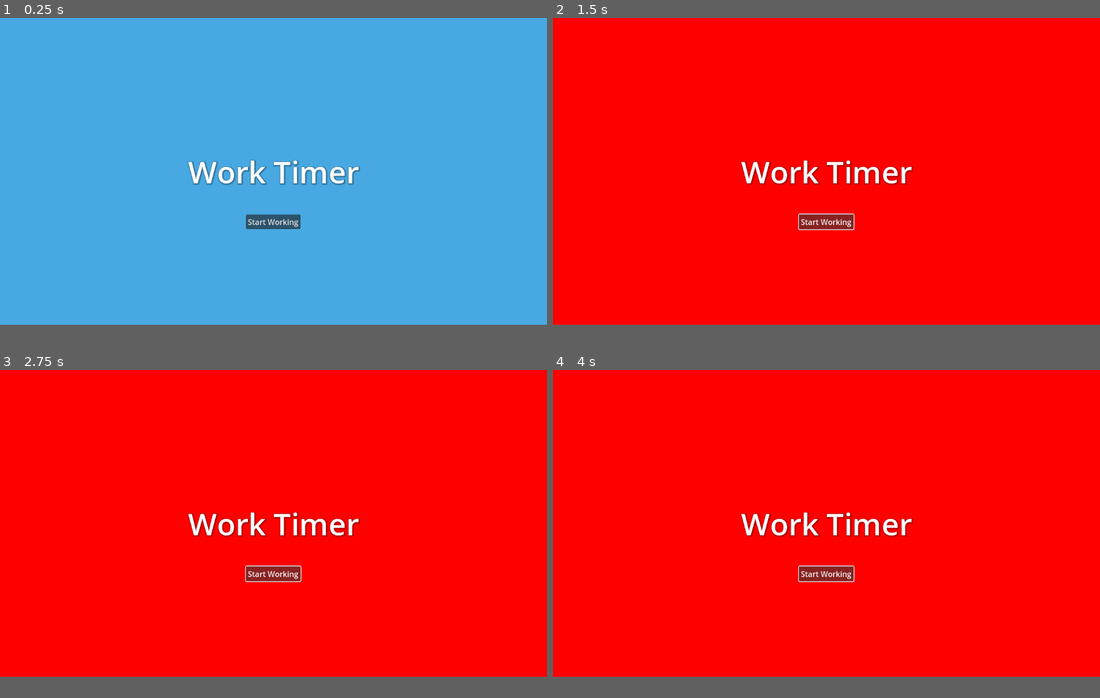
Above: before the commit, frames 1-4 (two rows, left to right).
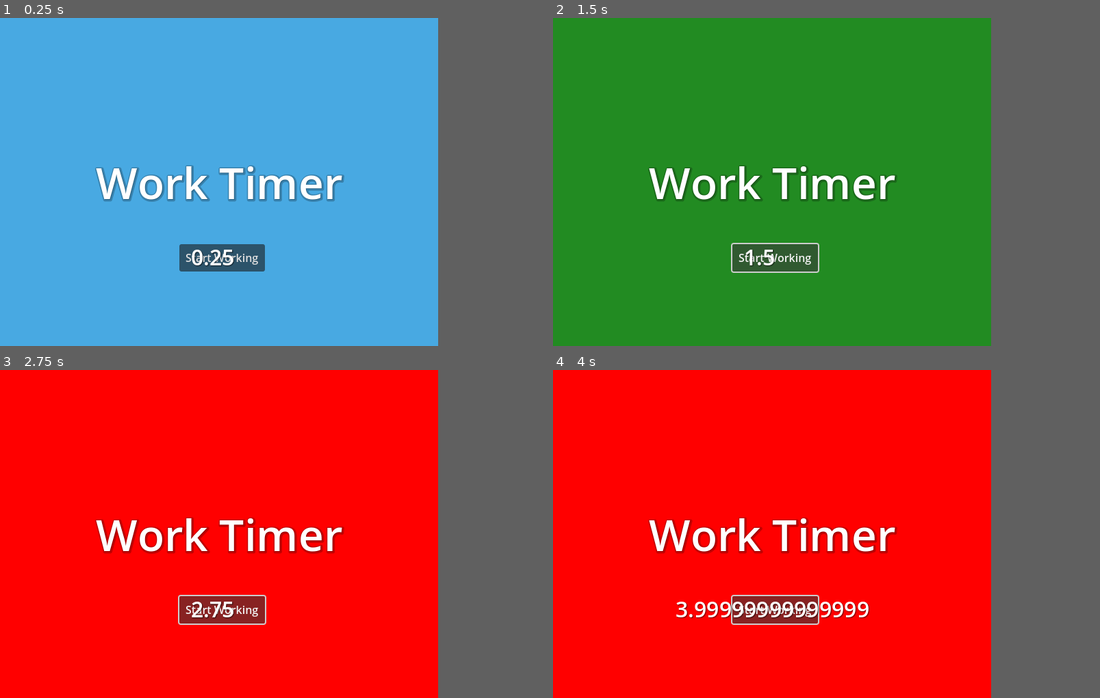
Above: after the commit, the same moments.

Repository: ForlornU/Gomodoro
Game: Godot game, scene res://MainScene.tscn
The game is run twice, just before and just after one commit, with the same random seed, the same clock (stepped at 60 frames per second) and the same inputs.
Inputs:
- Up to frame 1 (0.25 s): no input
- Up to frame 2 (1.5 s): click "Start Working" at 0.5 s; click "Start Working" at 1.25 s
- Up to frame 3 (2.75 s): click "Start Working" at 2 s
- Up to frame 4 (4 s): no input
In our replay, the window is 799x449 before the commit and 640x480 after it. These sizes can differ from the game's own. Grey fills any space a smaller window leaves; there, only what the larger window draws over its background counts as a difference.

The runs differ from the first frame. In frame 1, 4.9% of the frame differs, in the area x 17-66%, y 43-78%; in frame 2, 75%, in the area x 0-81%, y 0-94%; in frame 3, 5.2%; in frame 4, 5.8%.

Commit message:
wip logic

Diff:
--- a/ButtonLogic.gd
+++ b/ButtonLogic.gd
@@ -1,17 +1,24 @@
 extends Control
 
 @onready var color_rect: ColorRect = $ColorRect
+@onready var timer_label: Label = $ColorRect/TimerLabel
+var timer : float = 0.0
+var timer_status = false
 
 # Called when the node enters the scene tree for the first time.
 func _ready() -> void:
-	pass # Replace with function body.
-
+	timer_label.text = "00:00"
 
 # Called every frame. 'delta' is the elapsed time since the previous frame.
 func _process(delta: float) -> void:
-	pass
-
+	timer += delta
+	timer_label.text = str(timer)
 
 func _button_pressed() -> void:
-	color_rect.color = Color.RED
-	pass # Replace with function body.
+
+	timer_status = !timer_status
+
+	if(timer_status == true):
+		color_rect.color = Color.RED
+	else:
+		color_rect.color = Color.FOREST_GREEN
--- a/MainScene.tscn
+++ b/MainScene.tscn
@@ -1,7 +1,8 @@
-[gd_scene load_steps=3 format=3 uid="uid://c5ly7bkm4fbg3"]
+[gd_scene load_steps=4 format=3 uid="uid://c5ly7bkm4fbg3"]
 
 [ext_resource type="Script" path="res://ButtonLogic.gd" id="1_jejwl"]
 [ext_resource type="LabelSettings" uid="uid://dllnu5l76xe7o" path="res://LargeLabel.tres" id="1_x06a6"]
+[ext_resource type="LabelSettings" uid="uid://c7ql4jt5wyol1" path="res://timer_label.tres" id="3_f5d3i"]
 
 [node name="Control" type="Control"]
 layout_mode = 3
@@ -21,7 +22,7 @@
 grow_vertical = 2
 color = Color(0.282116, 0.661505, 0.887497, 1)
 
-[node name="Label" type="Label" parent="ColorRect"]
+[node name="MainLabel" type="Label" parent="ColorRect"]
 layout_mode = 1
 anchors_preset = 8
 anchor_left = 0.5
@@ -47,10 +48,26 @@
 anchor_bottom = 0.5
 offset_left = -58.0
 offset_top = 91.0
-offset_right = 57.0
-offset_bottom = 122.0
+offset_right = 67.0
+offset_bottom = 131.0
 grow_horizontal = 2
 grow_vertical = 2
 text = "Start Working"
 
+[node name="TimerLabel" type="Label" parent="ColorRect"]
+layout_mode = 1
+anchors_preset = 7
+anchor_left = 0.5
+anchor_top = 1.0
+anchor_right = 0.5
+anchor_bottom = 1.0
+offset_left = -41.0
+offset_top = -153.0
+offset_right = 41.0
+offset_bottom = -108.0
+grow_horizontal = 2
+grow_vertical = 0
+text = "00:00"
+label_settings = ExtResource("3_f5d3i")
+
 [connection signal="pressed" from="ColorRect/Button" to="." method="_button_pressed"]
--- a/project.godot
+++ b/project.godot
@@ -15,6 +15,12 @@
 config/features=PackedStringArray("4.3", "GL Compatibility")
 config/icon="res://icon.svg"
 
+[display]
+
+window/size/viewport_width=640
+window/size/viewport_height=480
+window/size/always_on_top=true
+
 [rendering]
 
 renderer/rendering_method="gl_compatibility"
--- /dev/null
+++ b/timer_label.tres
@@ -0,0 +1,7 @@
+[gd_resource type="LabelSettings" format=3 uid="uid://c7ql4jt5wyol1"]
+
+[resource]
+font_size = 32
+outline_color = Color(0, 0, 0, 1)
+shadow_size = 2
+shadow_color = Color(0, 0, 0, 0.333333)
